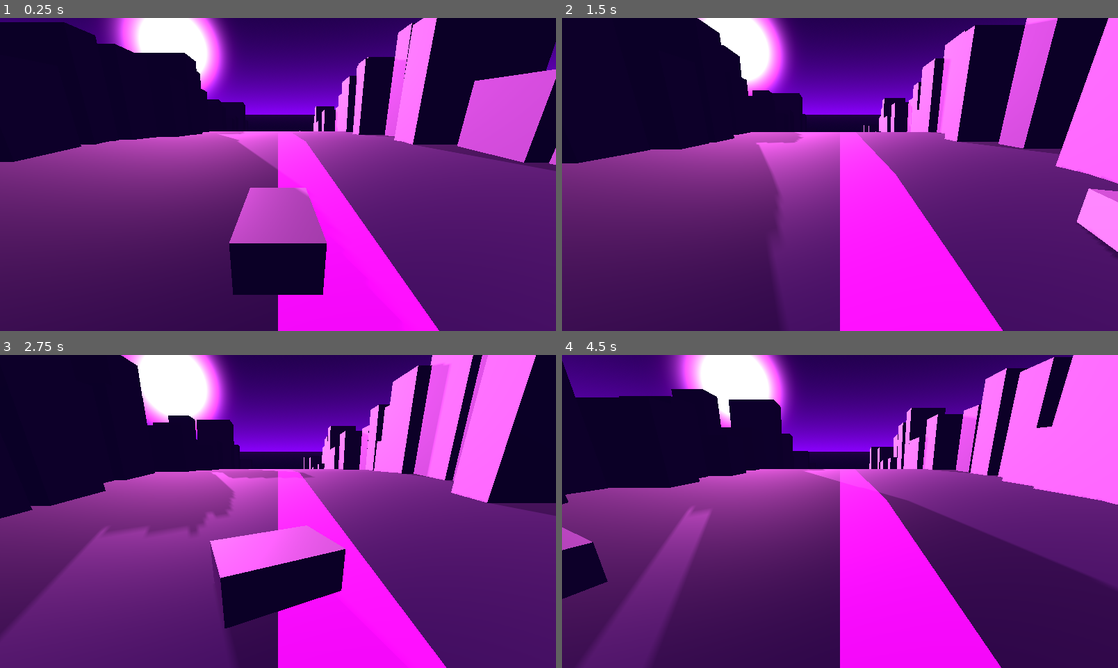
Above: before the commit, frames 1-4 (two rows, left to right).
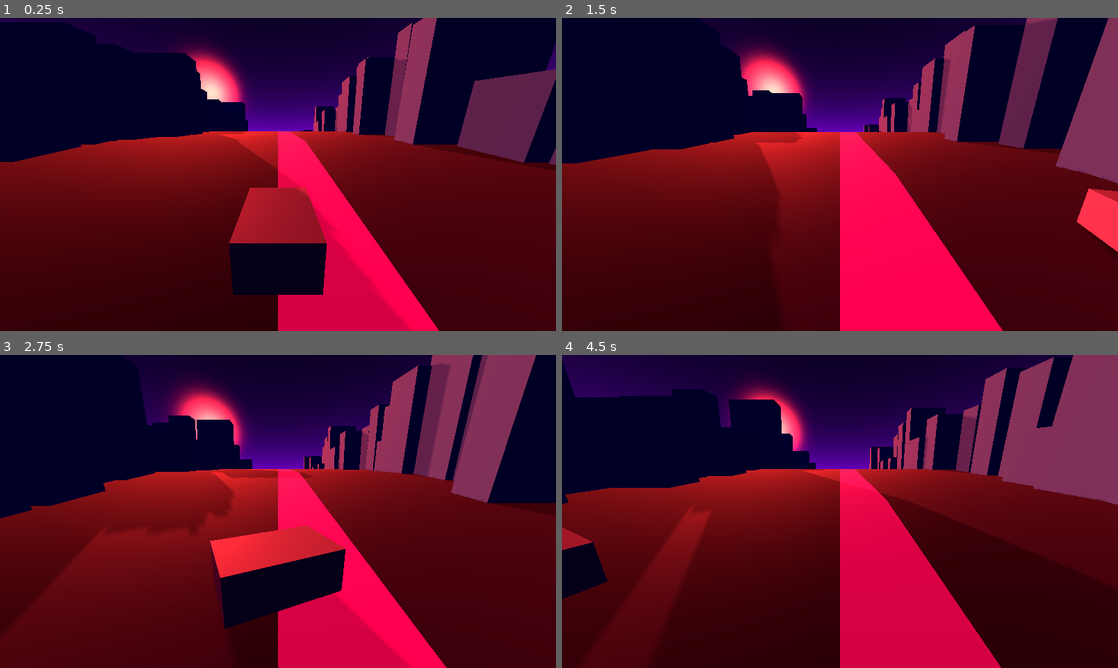
Above: after the commit, the same moments.

Repository: bjornarprytz/waves
Game: Godot game, scene res://main.tscn
The game is run twice, just before and just after one commit, with the same random seed, the same clock (stepped at 60 frames per second) and the same inputs.
Inputs:
- Up to frame 1 (0.25 s): no input
- Up to frame 2 (1.5 s): hold Right (ui_right) 0.53-1.28 s; hold Left (ui_left) from 1.28 s (still down)
- Up to frame 3 (2.75 s): release Left (ui_left) at 2.03 s; hold Right (ui_right) from 2.03 s (still down)
- Up to frame 4 (4.5 s): release Right (ui_right) at 3.53 s; hold Left (ui_left) from 3.53 s (still down)

The runs differ from the first frame. In frame 1, 76% of the frame differs, in the area x 0-100%, y 0-100%; in frame 2, 78%; in frame 3, 76%; in frame 4, 85%.

Commit message:
new palette

Diff:
--- a/src/building.tscn
+++ b/src/building.tscn
@@ -1,6 +1,9 @@
-[gd_scene load_steps=3 format=3 uid="uid://bse3vt7tgbpc2"]
+[gd_scene load_steps=4 format=3 uid="uid://bse3vt7tgbpc2"]
 
 [ext_resource type="Script" uid="uid://btyufctcif3vb" path="res://building.gd" id="1_5j34s"]
+
+[sub_resource type="StandardMaterial3D" id="StandardMaterial3D_5j34s"]
+albedo_color = Color(0.28627452, 0.7254902, 0.7490196, 1)
 
 [sub_resource type="BoxMesh" id="BoxMesh_5j34s"]
 
@@ -9,4 +12,5 @@
 
 [node name="Mesh" type="MeshInstance3D" parent="."]
 unique_name_in_owner = true
+material_override = SubResource("StandardMaterial3D_5j34s")
 mesh = SubResource("BoxMesh_5j34s")
--- a/src/main.tscn
+++ b/src/main.tscn
@@ -15,9 +15,11 @@
 
 [sub_resource type="Environment" id="Environment_synth"]
 background_mode = 2
+background_energy_multiplier = 0.79
 sky = SubResource("Sky_synth")
+sky_custom_fov = 100.0
 ambient_light_source = 3
-ambient_light_color = Color(0.545098, 0, 1, 1)
+ambient_light_color = Color(0.90588236, 0.14901961, 0.13333334, 1)
 ambient_light_energy = 0.3
 
 [node name="Main" type="Node3D"]
@@ -41,7 +43,7 @@
 
 [node name="Sun" type="DirectionalLight3D" parent="."]
 transform = Transform3D(-0.9134531, 0.09986766, -0.3944995, -3.128903e-08, 0.9694197, 0.24540894, 0.40694404, 0.22416957, -0.8855195, 0, 0, -66.45788)
-light_color = Color(1, 0.4, 0.9, 1)
+light_color = Color(0.90588236, 0.14901961, 0.13333334, 1)
 light_energy = 7.642
 shadow_enabled = true
 shadow_opacity = 0.5
Not shown, changed: readme.md
